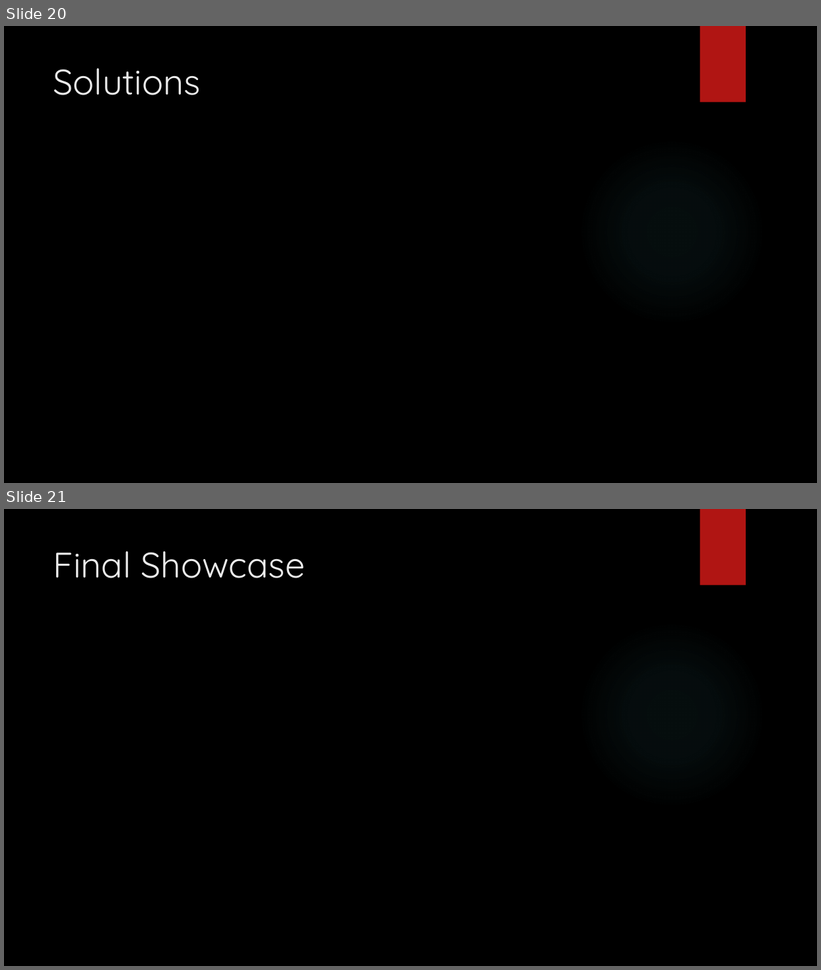
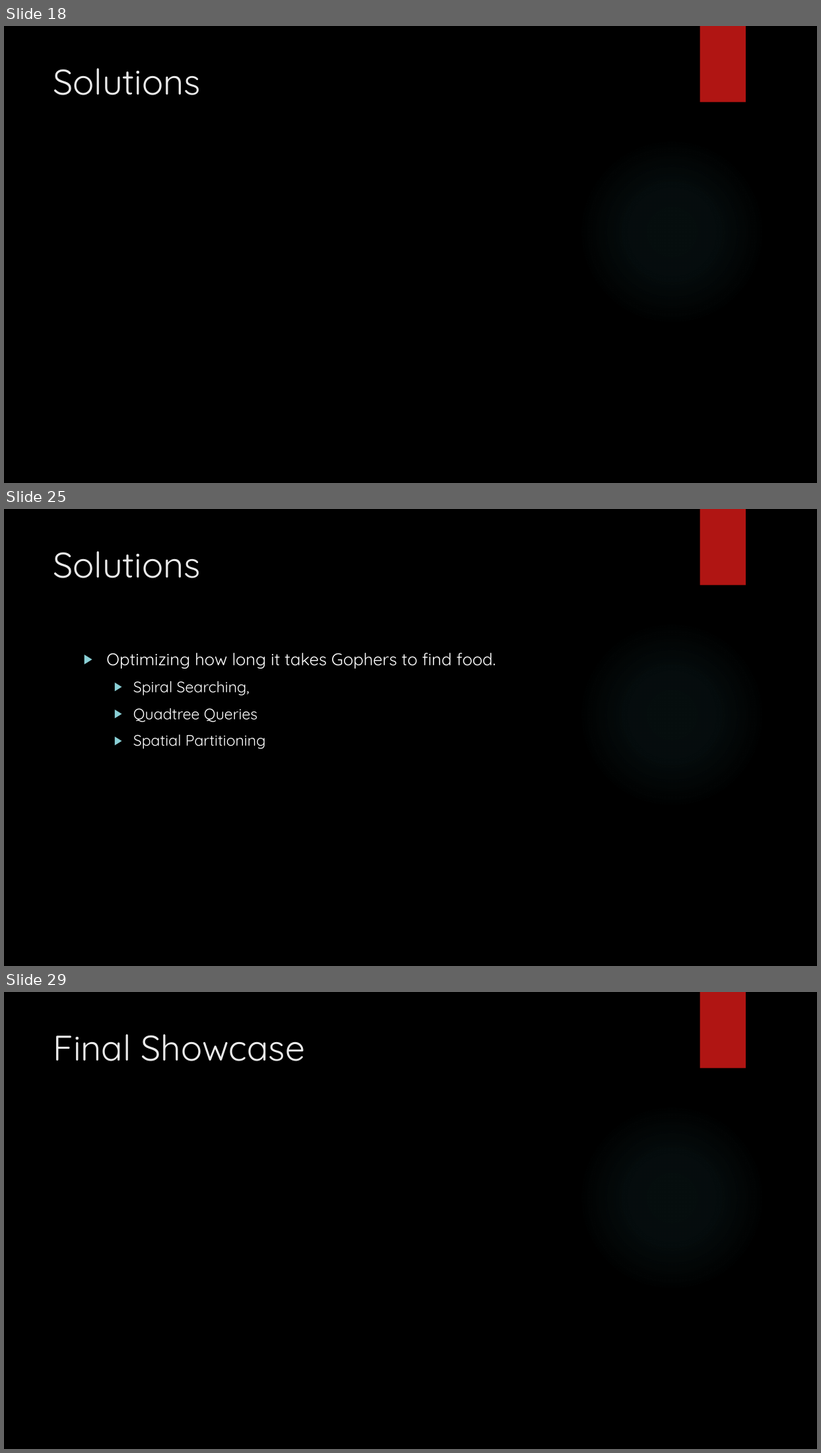
Before and after one commit to jaminologist/GopherLife, a slide deck: GopherLife.pptx. Shown one above the other, each under a label of ours: slides 20 and 21 before the commit, slides 18, 25 and 29 after it; the slides between them are not shown. The pictures are 821x970 and 821x1453 pixels, drawn with LibreOffice and Linux fonts; fonts in the diff are those of the drawing; background and template pictures are left out. Boxes give left, top, right and bottom in pixels: in the first picture for what was removed or moved away, otherwise in the second. Text is boxed around its words. In the diff, an @@ line names an element or a change of style, - is before the commit and + after.

```diff
--- a/GopherLife.pptx
+++ b/GopherLife.pptx
@@ slide 25 added at bbox=[4, 509, 817, 966], background picture (left out); not listed: 2 template elements that a slide beside it also shows @@
@@ title added at bbox=[54, 551, 201, 578], 42 pt, text #EBEBEB @@
+Solutions
@@ text added at bbox=[106, 653, 496, 749], 18 pt, text #FFFFFF @@
+▶ Optimizing how long it takes Gophers to find food.
+  ▶ Spiral Searching,
+  ▶ Quadtree Queries
+  ▶ Spatial Partitioning
@@ what was slide 20 is now slide 18 @@
@@ what was slide 21 is now slide 29 @@
```
Also in this commit, not shown: 4 slides changed, 7 other slides added.
